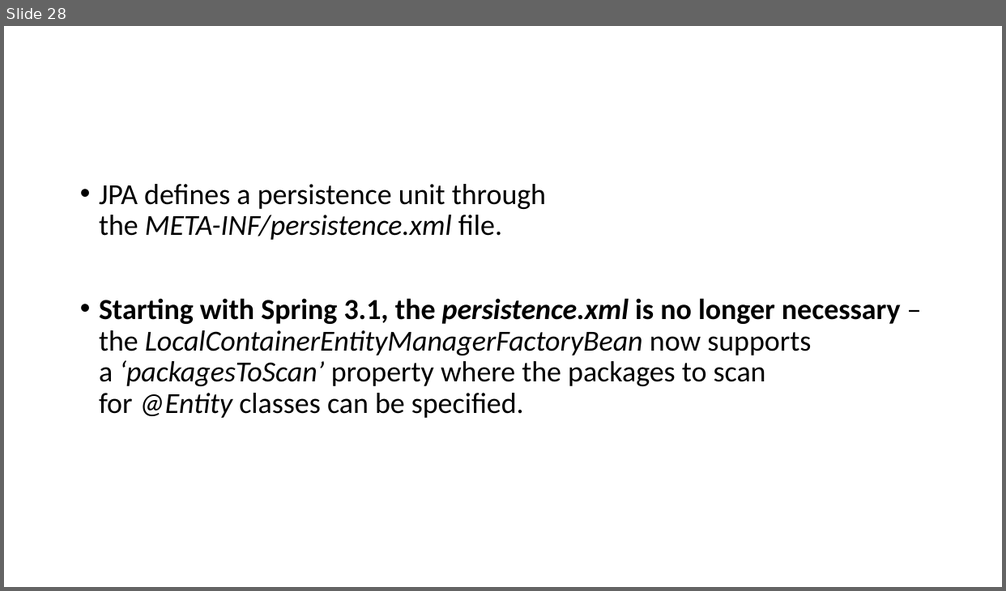
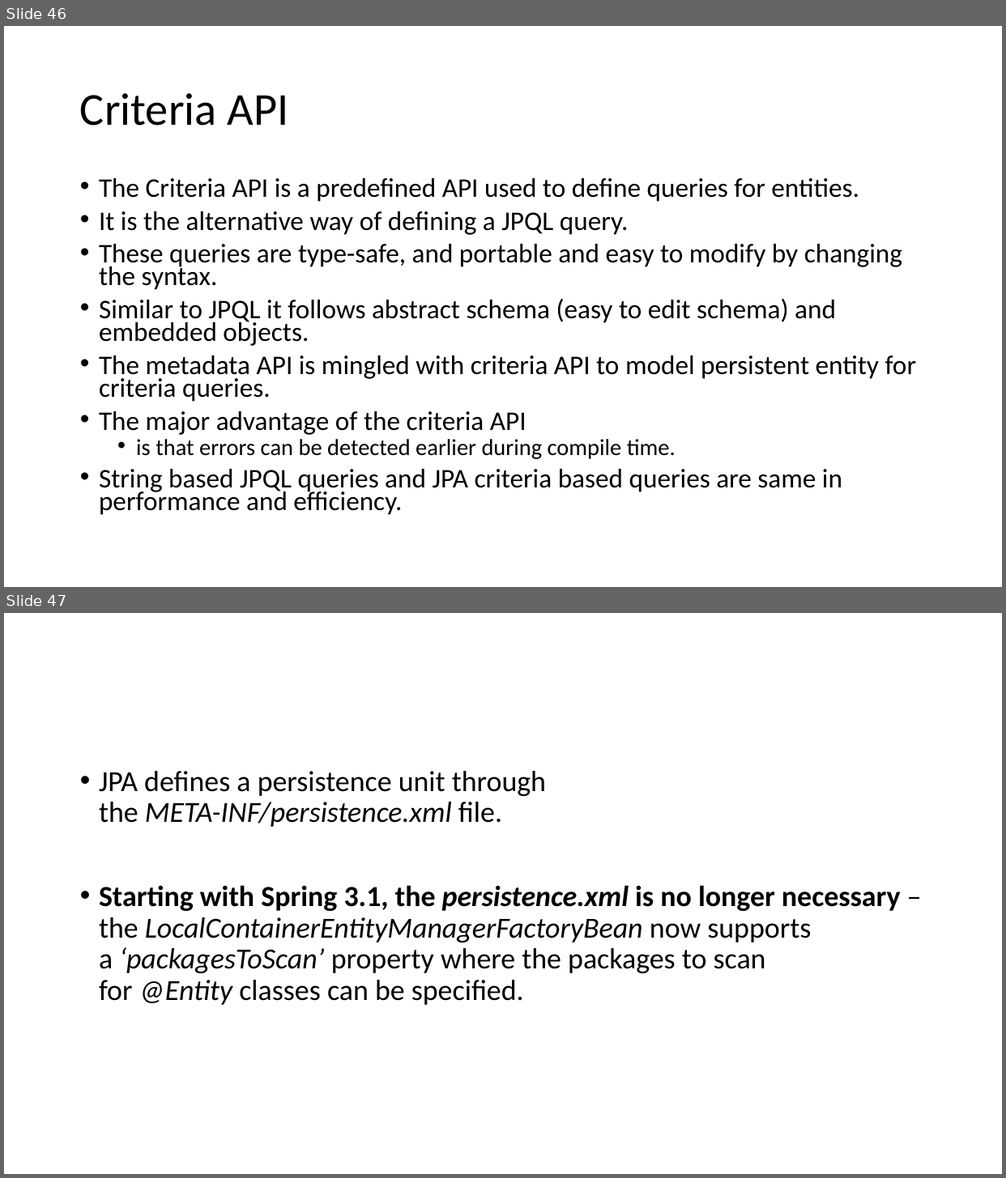
Before and after one commit to lawren43/mytest-repo, a slide deck: test-springmvc/doc/20181018-Spring JPA.pptx. Shown one above the other, each under a label of ours: slide 28 before the commit, slides 46 and 47 after it. The pictures are 1006x591 and 1006x1178 pixels, drawn with LibreOffice and Linux fonts; fonts in the diff are those of the drawing. Boxes give left, top, right and bottom in pixels: in the first picture for what was removed or moved away, otherwise in the second. Text is boxed around its words. In the diff, an @@ line names an element or a change of style, - is before the commit and + after.

```diff
--- a/test-springmvc/doc/20181018-Spring JPA.pptx
+++ b/test-springmvc/doc/20181018-Spring JPA.pptx
@@ slide 46 added at box(4, 26, 1002, 587), background #FFFFFF @@
@@ title added at box(80, 93, 288, 126), 44 pt, text #000000 @@
+Criteria API
@@ text added at box(99, 178, 917, 515), 25.9 pt, text #000000 @@
+• The Criteria API is a predefined API used to define queries for entities.
+• It is the alternative way of defining a JPQL query.
+• These queries are type-safe, and portable and easy to modify by changing the syntax.
+• Similar to JPQL it follows abstract schema (easy to edit schema) and embedded objects.
+• The metadata API is mingled with criteria API to model persistent entity for criteria queries.
+• The major advantage of the criteria API
+  • is that errors can be detected earlier during compile time.
+• String based JPQL queries and JPA criteria based queries are same in performance and efficiency.
@@ what was slide 28 is now slide 47 @@
```
Also in this commit, not shown: 2 slides changed, 19 other slides added, 1 other file.
